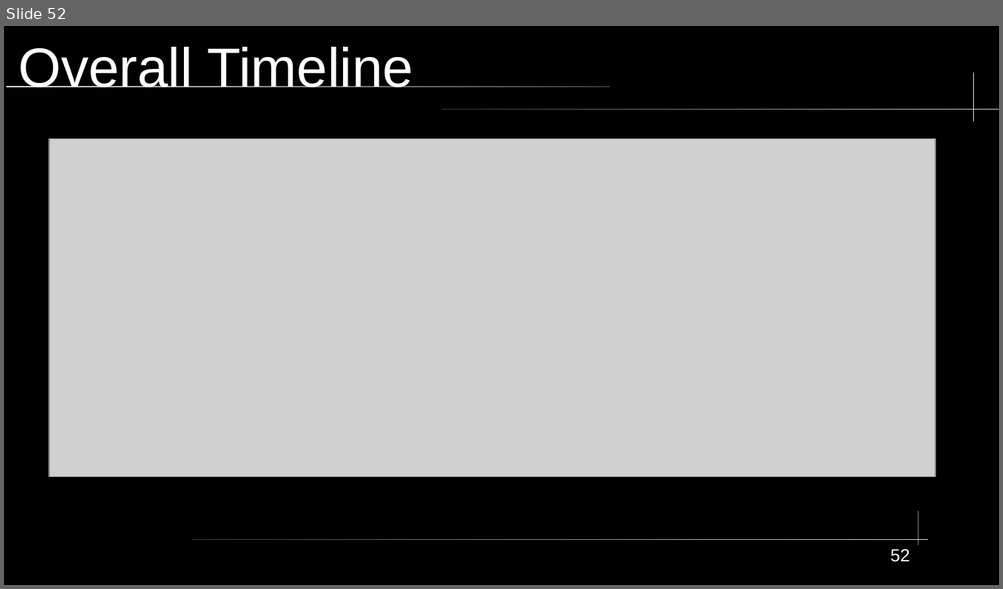
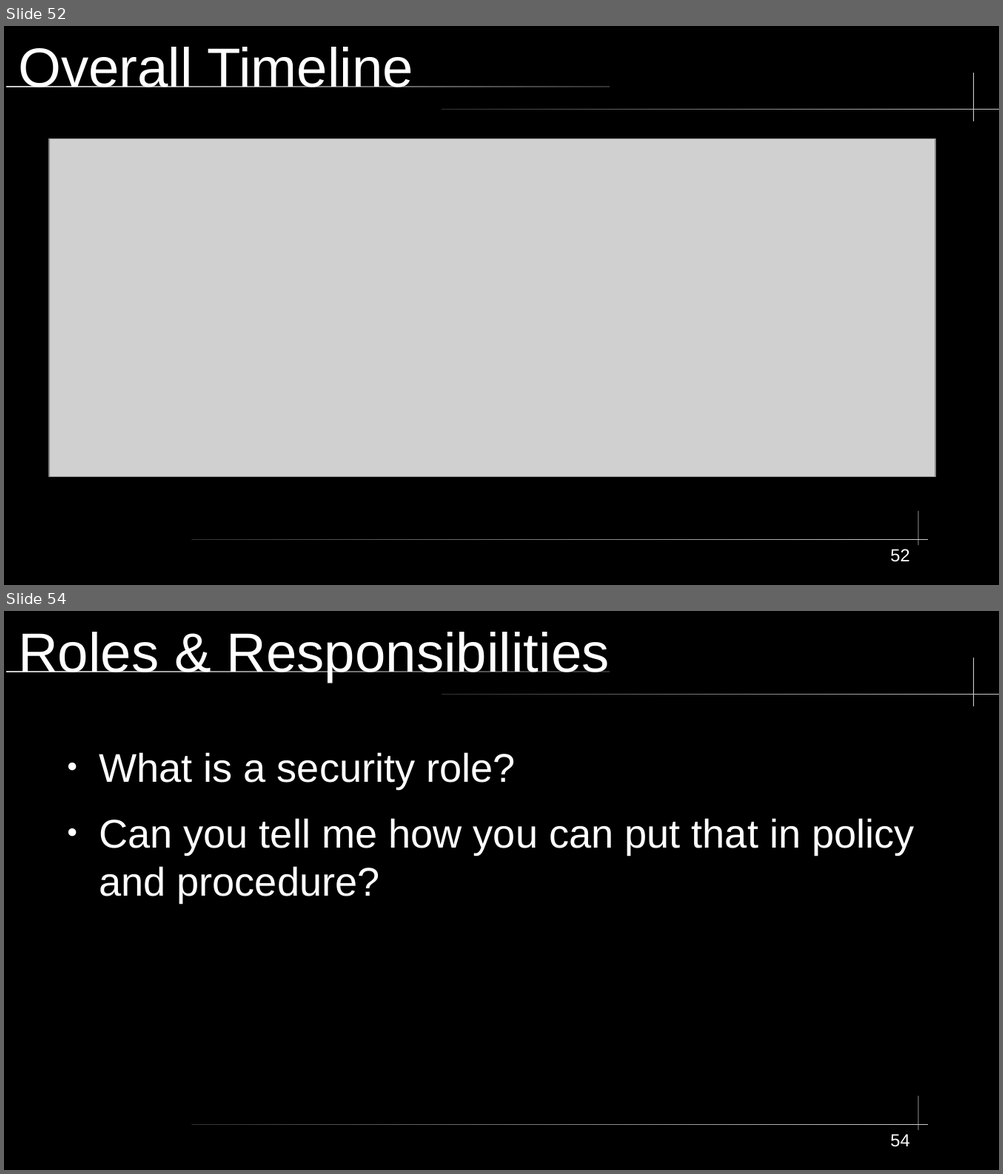
Before and after one commit to City-Colleges-of-Chicago-Cybersecurity/COMPSFI-214, a slide deck: 2026/Spring/powerpoints/Chapter-01-Security-Governance-Through-Principles-and-Policies.odp. Shown one above the other, each under a label of ours: slide 52 before the commit, slides 52 and 54 after it; the slides between them are not shown. The pictures are 1003x589 and 1003x1174 pixels, drawn with LibreOffice and Linux fonts; fonts in the diff are those of the drawing; grey boxes stand for pictures. Boxes give left, top, right and bottom in pixels: in the first picture for what was removed or moved away, otherwise in the second. Text is boxed around its words. In the diff, an @@ line names an element or a change of style, - is before the commit and + after.

```diff
--- a/2026/Spring/powerpoints/Chapter-01-Security-Governance-Through-Principles-and-Policies.odp
+++ b/2026/Spring/powerpoints/Chapter-01-Security-Governance-Through-Principles-and-Policies.odp
@@ slide 54 added at [4,611,999,1170], background #000000; not listed: 5 template elements that a slide beside it also shows @@
@@ title added at [18,632,609,682], 44 pt, text #FFFFFF @@
+Roles & Responsibilities
@@ text added at [99,752,914,903], 32 pt, text #FFFFFF @@
+● What is a security role?
+● Can you tell me how you can put that in policy and procedure?
@@ page number added at [890,1134,909,1147], 14 pt, text #FFFFFF @@
+54
```
Also in this commit, not shown: 6 other slides added, 1 slide removed.
